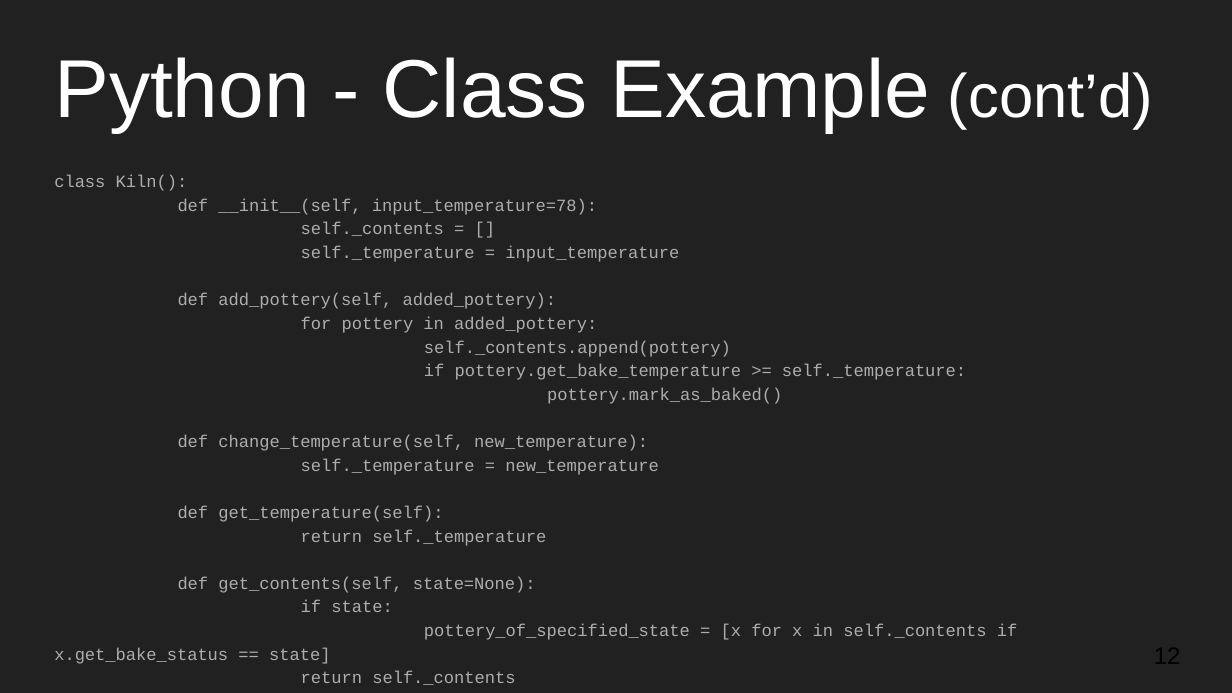
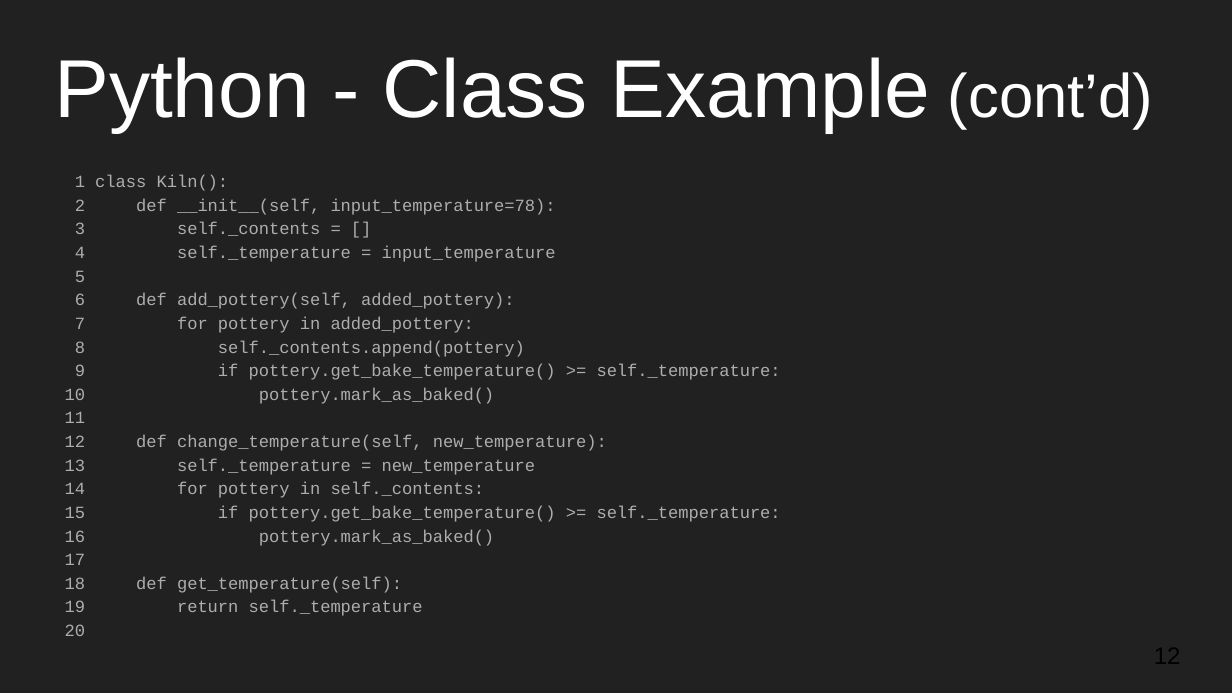
Before and after one commit to mseryn/intermediate_programming_workshops, a slide deck: slide 12 of 26_9_2016/intermediate_workshop_3.pptx. Drawn at 1232x693 pixels with LibreOffice and Linux fonts; fonts in the diff are those of the drawing. Boxes give left, top, right and bottom in pixels: in the first picture for what was removed or moved away, otherwise in the second. Text is boxed around its words. In the diff, an @@ line names an element or a change of style, - is before the commit and + after.

Commit message:
updating presentation slides

```diff
--- a/26_9_2016/intermediate_workshop_3.pptx
+++ b/26_9_2016/intermediate_workshop_3.pptx
@@ text at (x1=65, y1=175, x2=781, y2=636): text changed @@
-class Kiln():
-def __init__(self, input_temperature=78):
-self._contents = []
-self._temperature = input_temperature
-def add_pottery(self, added_pottery):
-for pottery in added_pottery:
-self._contents.append(pottery)
-if pottery.get_bake_temperature >= self._temperature:
-pottery.mark_as_baked()
-def change_temperature(self, new_temperature):
-self._temperature = new_temperature
-def get_temperature(self):
-return self._temperature
-def get_contents(self, state=None):
-if state:
-pottery_of_specified_state = [x for x in self._contents if x.get_bake_status == state]
-return self._contents
+1 class Kiln():
+2 def __init__(self, input_temperature=78):
+3 self._contents = []
+4 self._temperature = input_temperature
+5
+6 def add_pottery(self, added_pottery):
+7 for pottery in added_pottery:
+8 self._contents.append(pottery)
+9 if pottery.get_bake_temperature() >= self._temperature:
+10 pottery.mark_as_baked()
+11
+12 def change_temperature(self, new_temperature):
+13 self._temperature = new_temperature
+14 for pottery in self._contents:
+15 if pottery.get_bake_temperature() >= self._temperature:
+16 pottery.mark_as_baked()
+17
+18 def get_temperature(self):
+19 return self._temperature
+20
```
Also in this commit, not shown: 4 other slides changed, 1 slide added, 1 other file.
